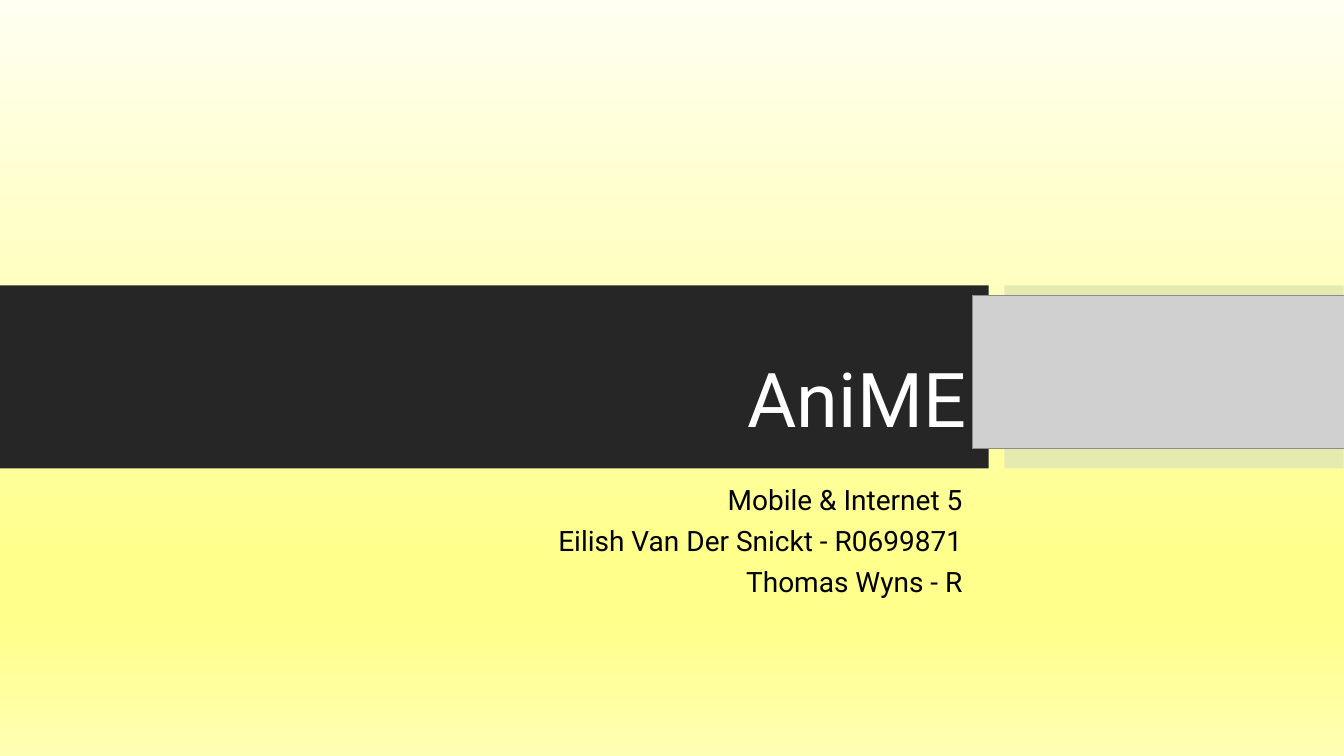
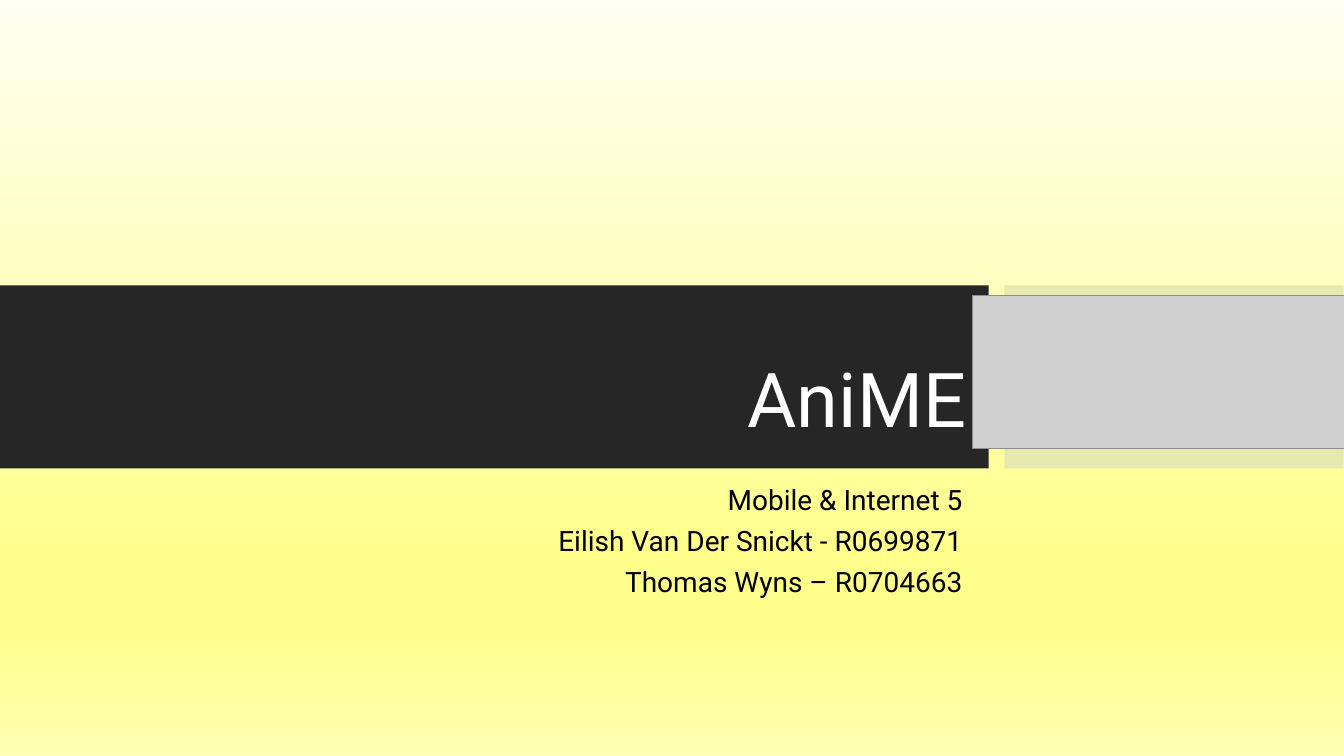
Before and after one commit to EilishVanDerSnickt/MI5, a slide deck: slide 1 of PresentatieAniME_EilishVanDerSnickt_ThomasWyns.pptx. Drawn at 1344x756 pixels with LibreOffice and Linux fonts; fonts in the diff are those of the drawing; grey boxes stand for pictures; background and template pictures are left out. Boxes give left, top, right and bottom in pixels: in the first picture for what was removed or moved away, otherwise in the second. Text is boxed around its words. In the diff, an @@ line names an element or a change of style, - is before the commit and + after.

```diff
--- a/PresentatieAniME_EilishVanDerSnickt_ThomasWyns.pptx
+++ b/PresentatieAniME_EilishVanDerSnickt_ThomasWyns.pptx
@@ subtitle at [625, 571, 963, 598]: text changed @@
-Thomas Wyns - R
+Thomas Wyns – R0704663
```
Also in this commit, not shown: 1 other slide changed.
